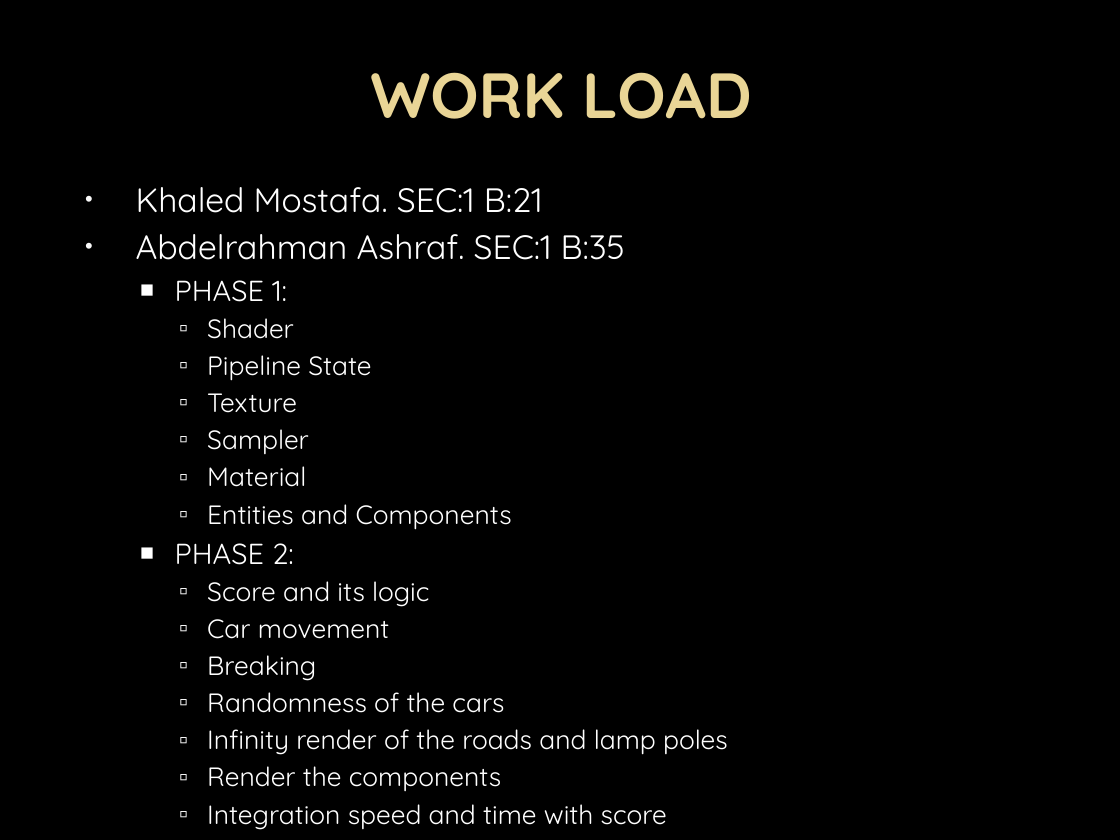
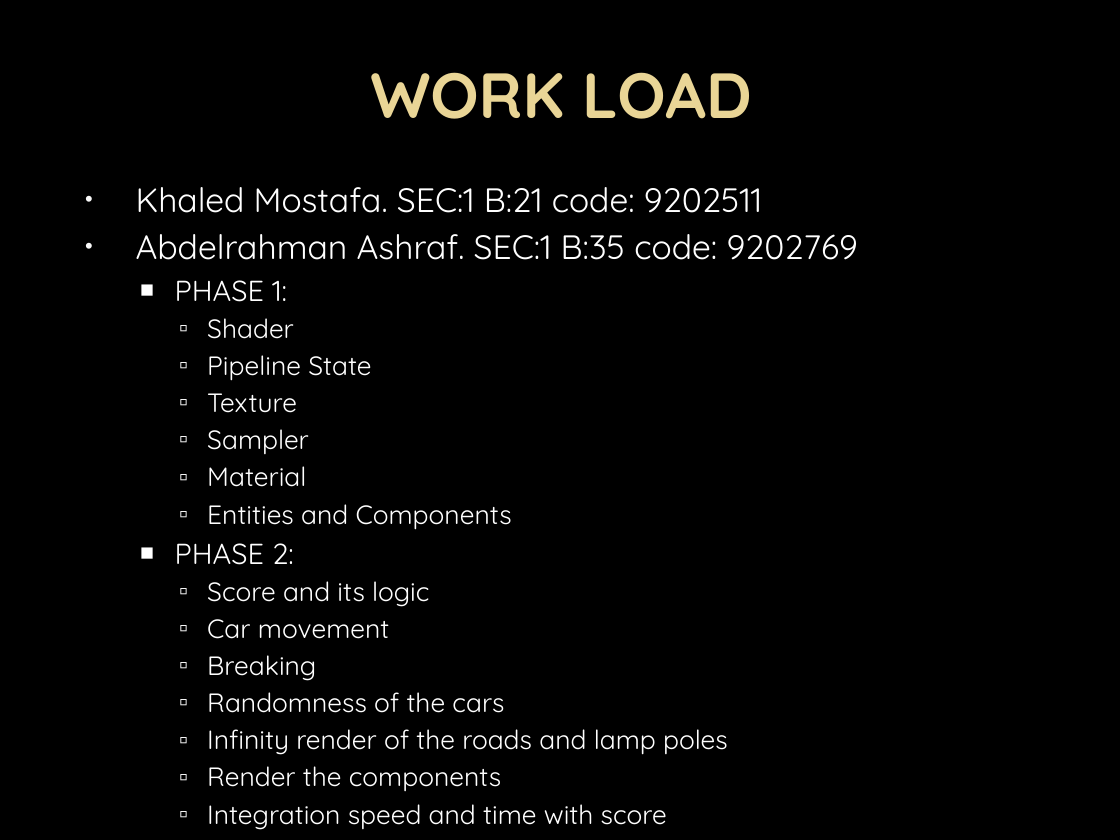
Before and after one commit to AbdelrahmanAshrafMohamedelsayed/GFX_Project, a slide deck: slide 3 of Traffic Racer.pptx. Drawn at 1120x840 pixels with LibreOffice and Linux fonts; fonts in the diff are those of the drawing; background and template pictures are left out. Boxes give left, top, right and bottom in pixels: in the first picture for what was removed or moved away, otherwise in the second. Text is boxed around its words. In the diff, an @@ line names an element or a change of style, - is before the commit and + after.

```diff
--- a/Traffic Racer.pptx
+++ b/Traffic Racer.pptx
@@ text at [136,187,858,260]: text changed @@
-• Khaled Mostafa. SEC:1 B:21
-• Abdelrahman Ashraf. SEC:1 B:35
+• Khaled Mostafa. SEC:1 B:21 code: 9202511
+• Abdelrahman Ashraf. SEC:1 B:35 code: 9202769
```
Also in this commit, not shown: 1 other slide changed, 1 other file.
